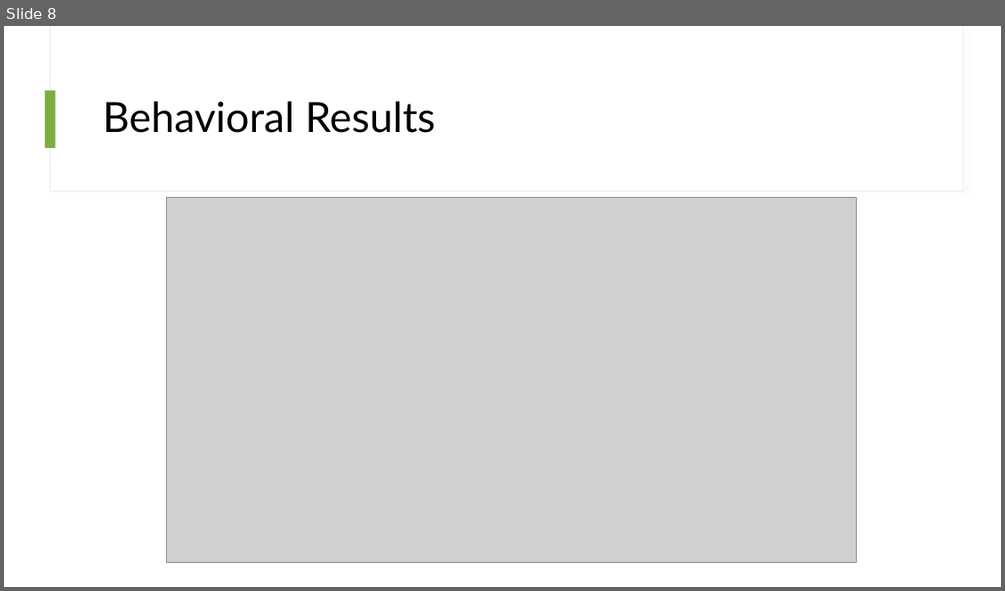
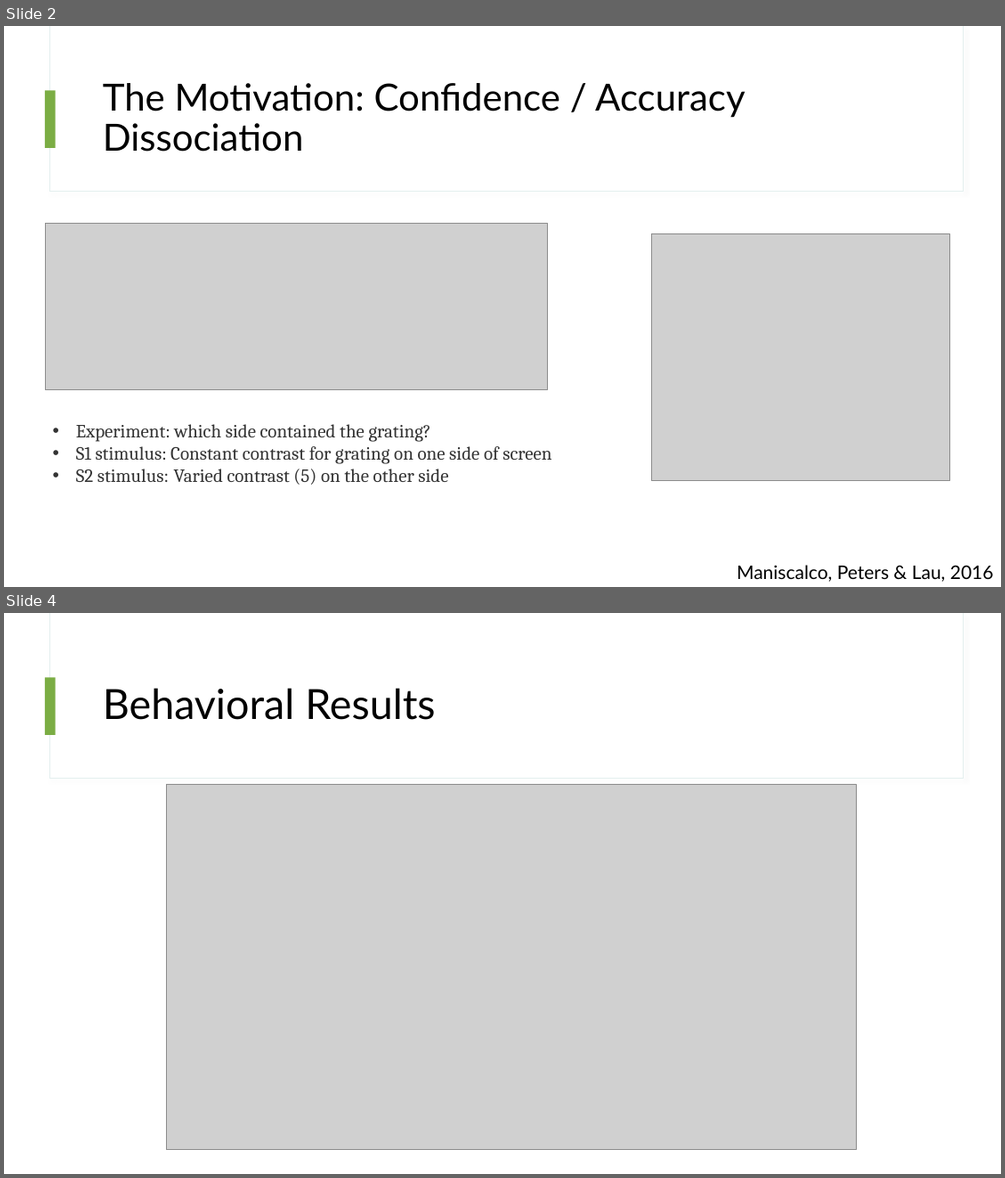
Before and after one commit to thor4/neuralnets, a slide deck: projects/1-CNN/presentations/Confidence Bias in Humans & Neural Networks.pptx. Shown one above the other, each under a label of ours: slide 8 before the commit, slides 2 and 4 after it; the slides between them are not shown. The pictures are 1005x591 and 1005x1178 pixels, drawn with LibreOffice and Linux fonts; fonts in the diff are those of the drawing; grey boxes stand for pictures. Boxes give left, top, right and bottom in pixels: in the first picture for what was removed or moved away, otherwise in the second. Text is boxed around its words. In the diff, an @@ line names an element or a change of style, - is before the commit and + after.

```diff
--- a/projects/1-CNN/presentations/Confidence Bias in Humans & Neural Networks.pptx
+++ b/projects/1-CNN/presentations/Confidence Bias in Humans & Neural Networks.pptx
@@ slide 2 added at box(4, 26, 1001, 587), background #FFFFFF; not listed: 3 template elements that a slide beside it also shows @@
@@ title added at box(103, 83, 745, 151), 36 pt, text #000000 @@
+The Motivation: Confidence / Accuracy Dissociation
@@ picture added at box(45, 224, 547, 390) @@
@@ picture added at box(652, 233, 950, 480) @@
@@ text added at box(76, 424, 551, 484), 18 pt, text #333333 @@
+• Experiment: which side contained the grating?
+• S1 stimulus: Constant contrast for grating on one side of screen
+• S2 stimulus: Varied contrast (5) on the other side
@@ text added at box(736, 564, 994, 581), 18 pt, text #000000 @@
+Maniscalco, Peters & Lau, 2016
@@ what was slide 8 is now slide 4 @@
```
Also in this commit, not shown: 3 slides changed, 10 other slides added.
